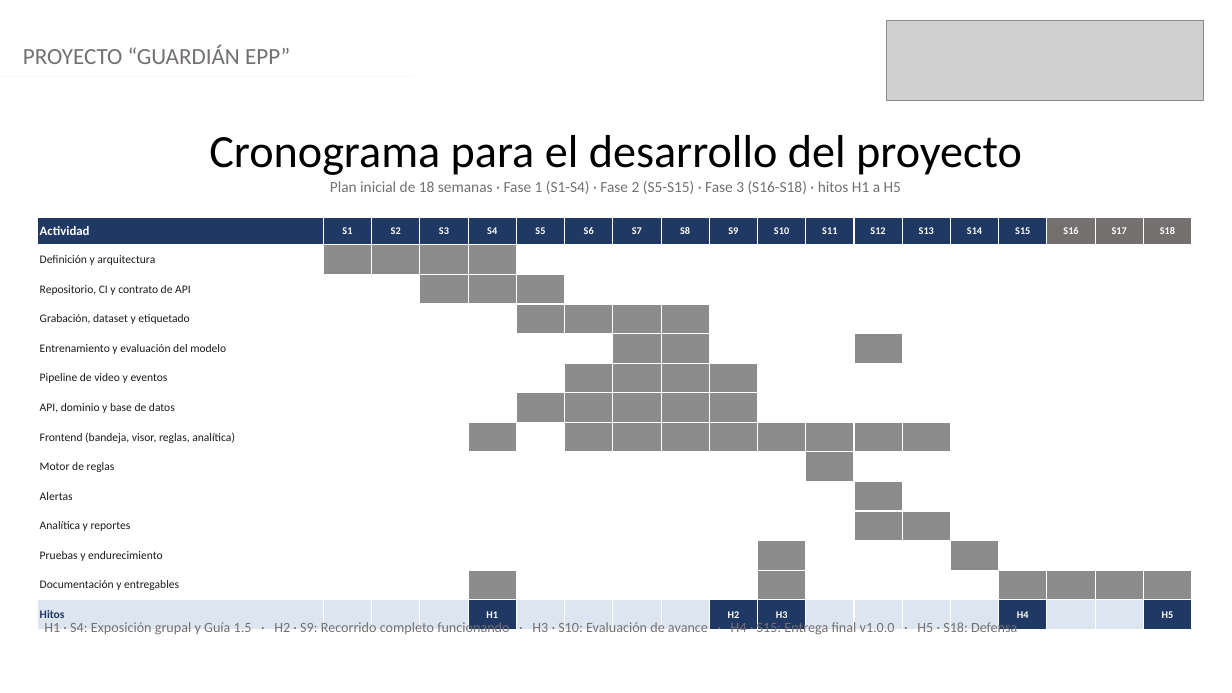
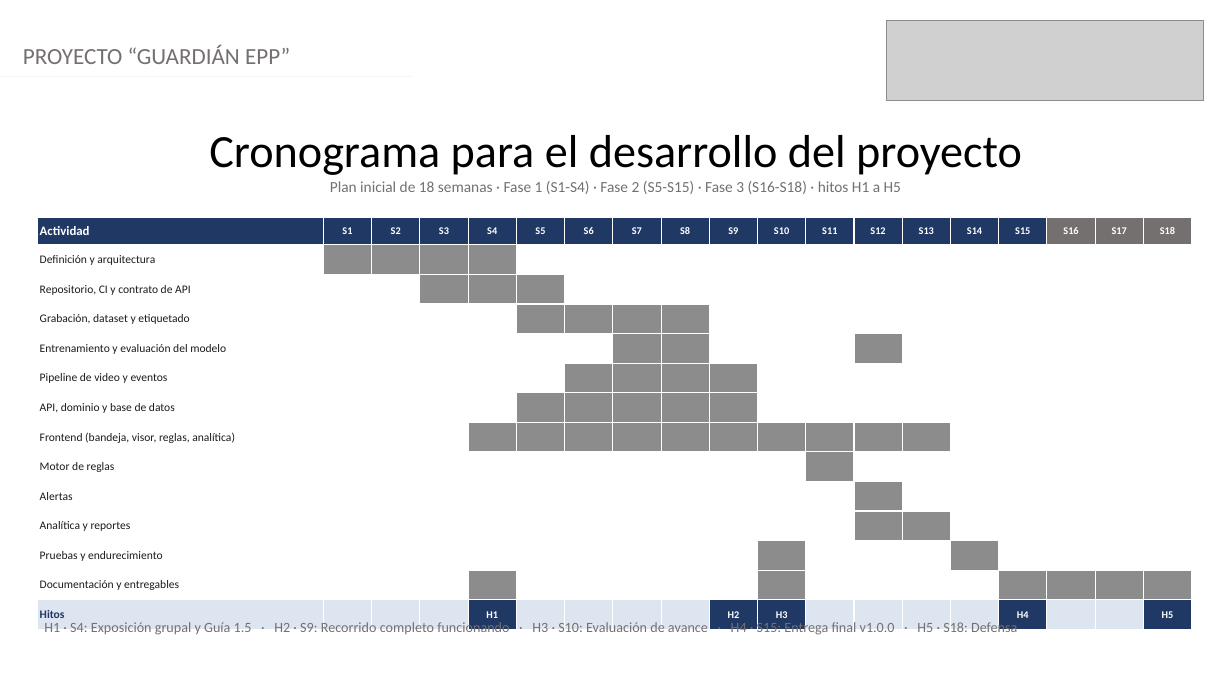
Before and after one commit to EdgarTolentino/proyecto-capstone-2026, a slide deck: slide 7 of Fase 1/Evidencias Grupales/Presentación Proyecto.pptx. Drawn at 1232x693 pixels with LibreOffice and Linux fonts; fonts in the diff are those of the drawing; grey boxes stand for pictures. Boxes give left, top, right and bottom in pixels: in the first picture for what was removed or moved away, otherwise in the second. Text is boxed around its words. In the diff, an @@ line names an element or a change of style, - is before the commit and + after.

```diff
--- a/Fase 1/Evidencias Grupales/Presentación Proyecto.pptx
+++ b/Fase 1/Evidencias Grupales/Presentación Proyecto.pptx
@@ table at [37, 217, 1189, 622] @@
@@ fill #FFFFFF to #8C8C8C in row 8, column 6 @@
```
Also in this commit, not shown: 1 other slide changed, 1 other file.
